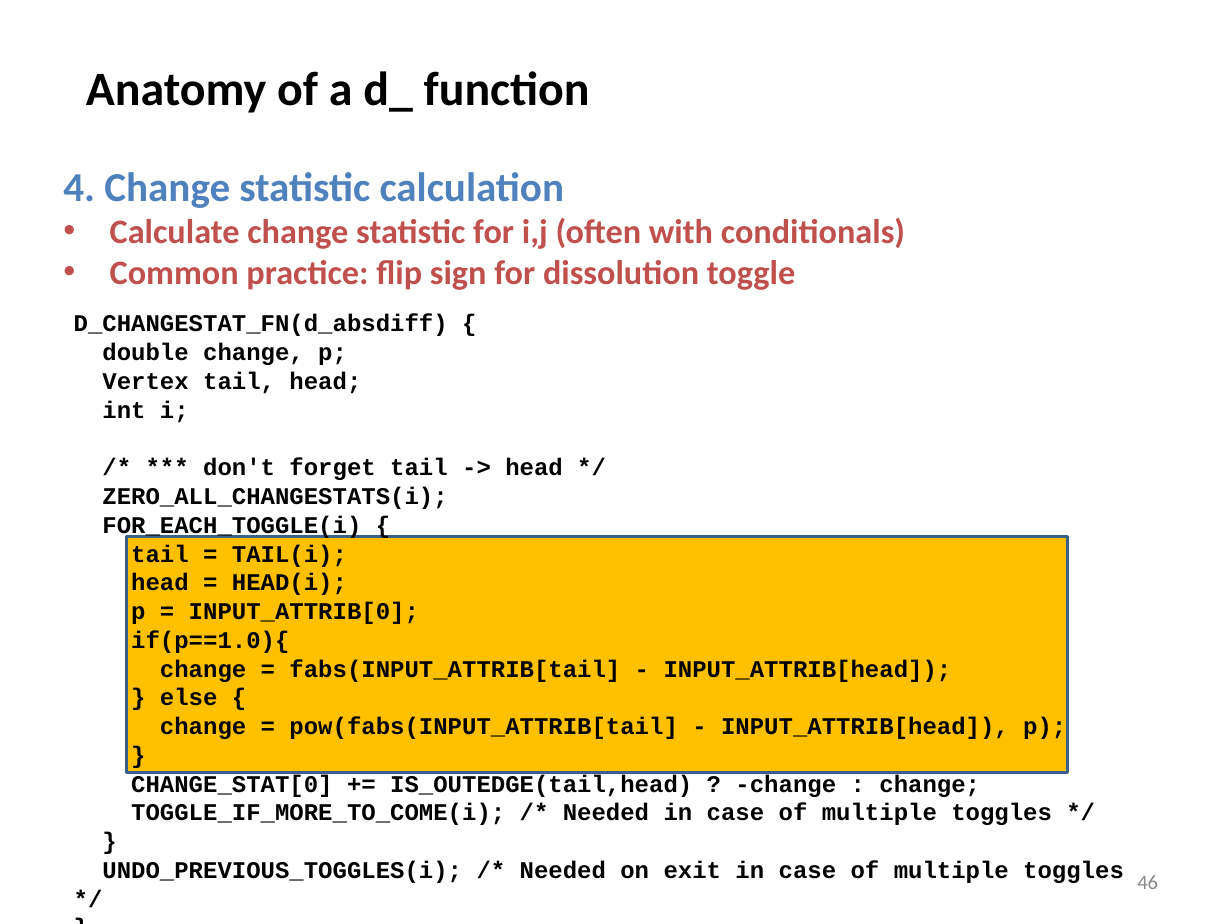
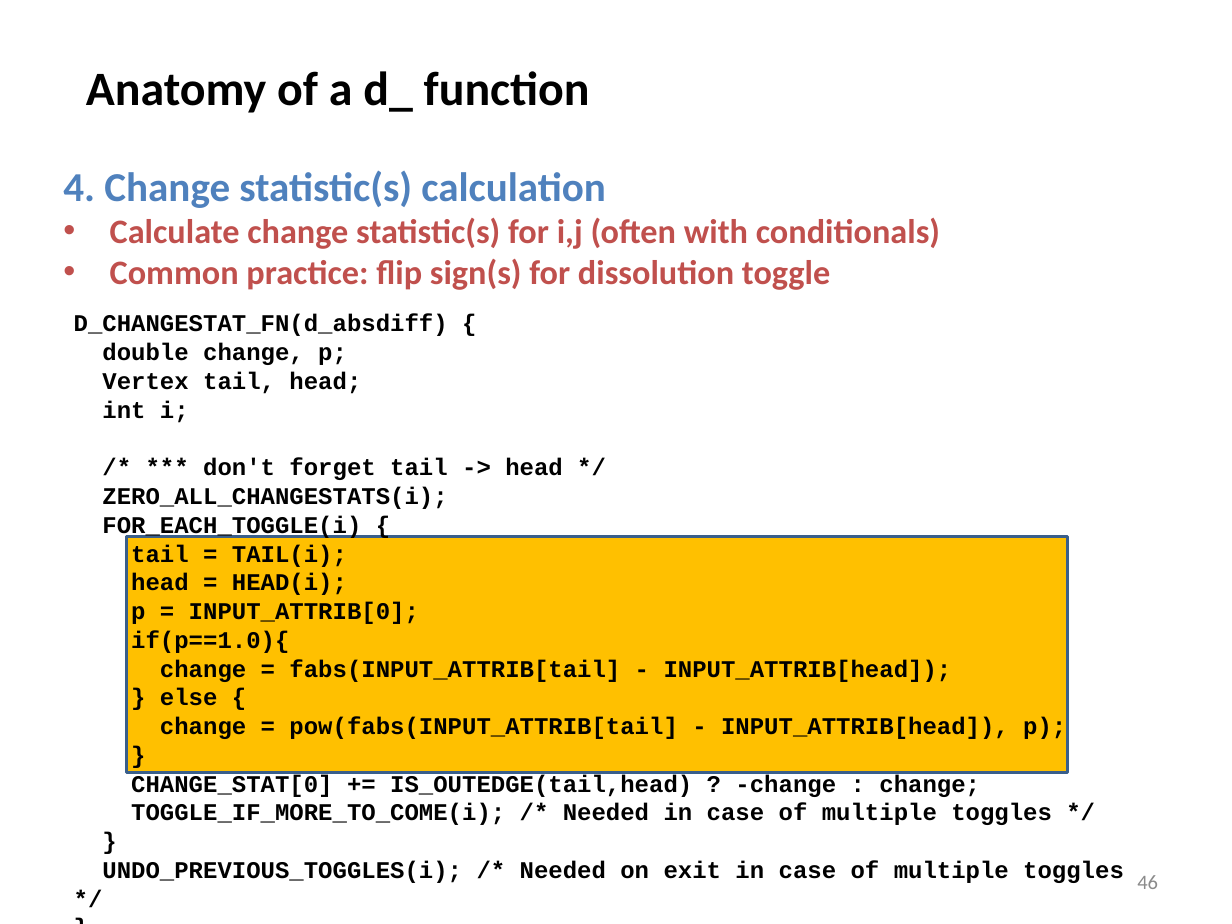
Before and after one commit to statnet/Workshops----OBSOLETE, a slide deck: slide 46 of ergm.userterms/EUT tutorial slides.pptx. Drawn at 1232x924 pixels with LibreOffice and Linux fonts; fonts in the diff are those of the drawing. Boxes give left, top, right and bottom in pixels: in the first picture for what was removed or moved away, otherwise in the second. Text is boxed around its words. In the diff, an @@ line names an element or a change of style, - is before the commit and + after.

```diff
--- a/ergm.userterms/EUT tutorial slides.pptx
+++ b/ergm.userterms/EUT tutorial slides.pptx
@@ text at [63, 170, 940, 290]: text changed @@
-4. Change statistic calculation
-• Calculate change statistic for i,j (often with conditionals)
-• Common practice: flip sign for dissolution toggle
+4. Change statistic(s) calculation
+• Calculate change statistic(s) for i,j (often with conditionals)
+• Common practice: flip sign(s) for dissolution toggle
```
Also in this commit, not shown: 14 other slides changed.
